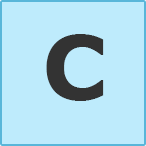
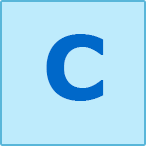
Layers edited between the first and the second 146px x 146px image:
painted on "C" over [46, 34, 104, 101]
